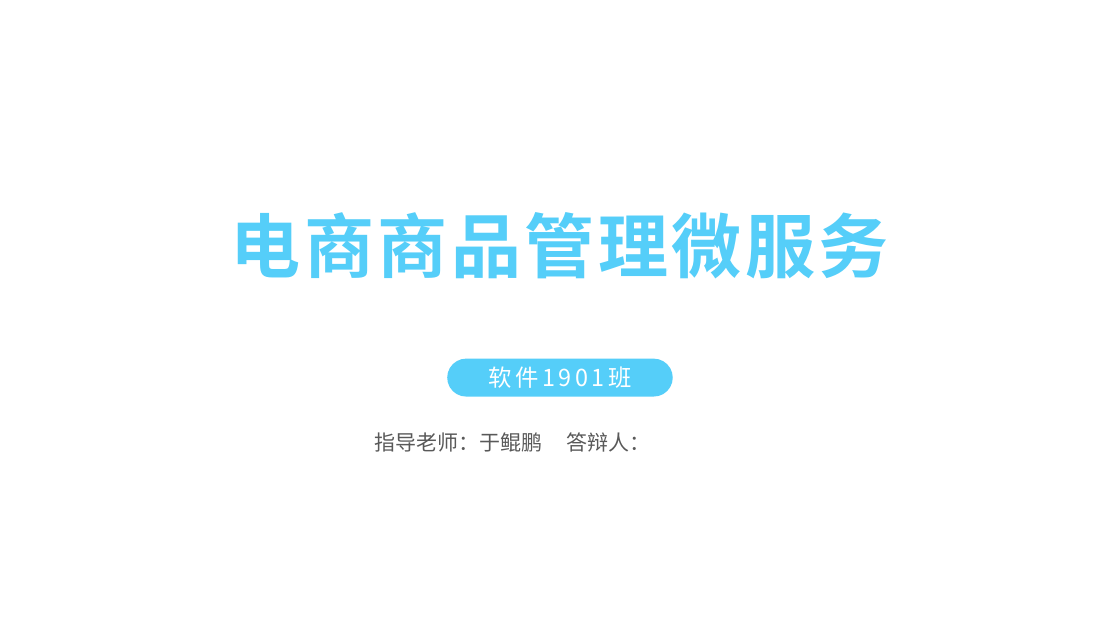
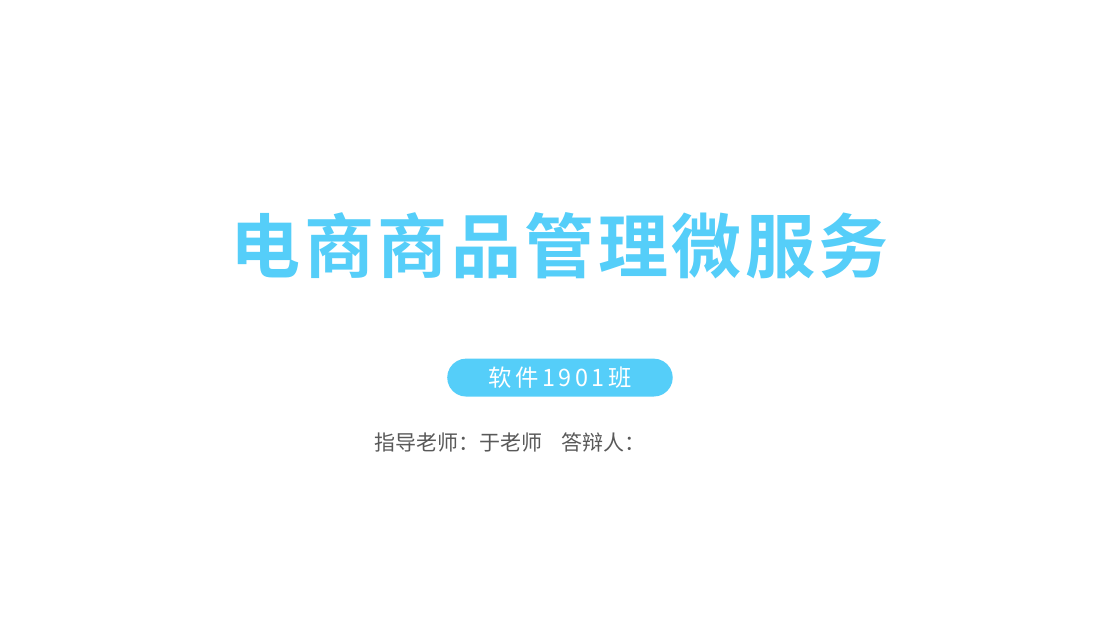
Before and after one commit to WLHSDXN/Project, a slide deck: slide 1 of Spring Cloud Assignment/电商商品管理微服务.pptx. Drawn at 1120x630 pixels with LibreOffice and Linux fonts; fonts in the diff are those of the drawing; background and template pictures are left out. Boxes give left, top, right and bottom in pixels: in the first picture for what was removed or moved away, otherwise in the second. Text is boxed around its words. In the diff, an @@ line names an element or a change of style, - is before the commit and + after.

```diff
--- a/Spring Cloud Assignment/电商商品管理微服务.pptx
+++ b/Spring Cloud Assignment/电商商品管理微服务.pptx
@@ text at bbox=[375, 432, 646, 452]: text changed @@
-指导老师：于鲲鹏 答辩人：
+指导老师：于老师 答辩人：
```
Also in this commit, not shown: 7 other files.
